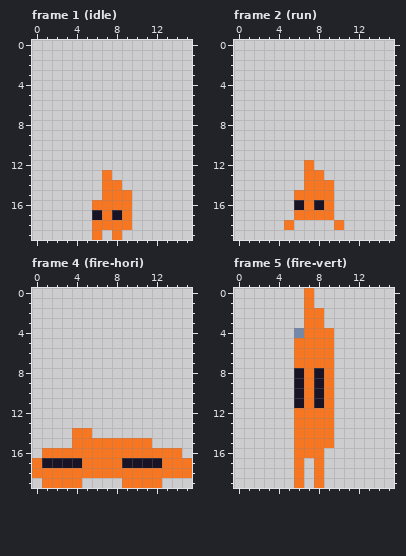
Two versions of one pixel-art file, sprites/lilguy.aseprite. The picture above was drawn from the file before the commit.
16x20 pixels, 5 frames. Shown: frame 1 (idle), frame 2 (run), frame 4 (fire-hori), frame 5 (fire-vert). The commit also changed other frames, which this record leaves out.
The result:
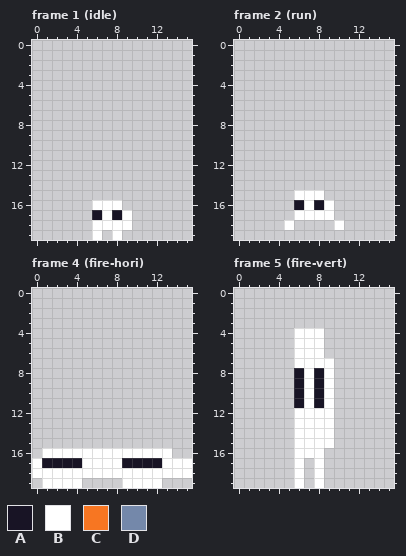
Palette (. is transparent): A #181425  B #ffffff  C #f77622  D #7488aa
Change:
layer "unique" added
layer "normal" now hidden
layer "fire" now hidden
Changed rows in their new state; - is an unchanged pixel.
Frame 1 (idle):
first column x 6:
13 -.--
14 -..-
15 -...
16 BBB.
17 -B-B
18 BBBB
19 B-B-
Frame 2 (run):
first column x 5:
12 --.---
13 --..--
14 --...-
15 -BBB.-
16 --B-B-
17 -BBBB-
18 B----B
Frame 4 (fire-hori):
first column x 0:
14 ----..----------
15 ----........----
16 -BBBBBBBBBBBBB.-
17 B----BBBB----BBB
18 BBBBBBBBBBBBBBBB
19 -BBBB----BBBB---
Frame 5 (fire-vert):
first column x 6:
 0 -.--
 1 -.--
 2 -..-
 3 -..-
 4 BBB.
 5 BBB.
 6 BBB.
 7 BBBB
 8 -B-B
 9 -B-B
10 -B-B
11 -B-B
12 BBBB
13 BBBB
14 BBBB
15 BBBB
16 BBB-
17 B-B-
18 B-B-
19 B-B-
